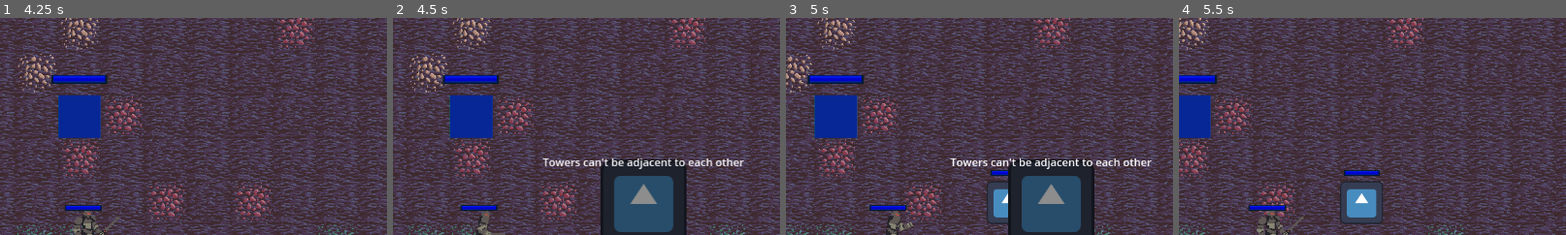
Above: before the commit, frames 1-4 (left to right).
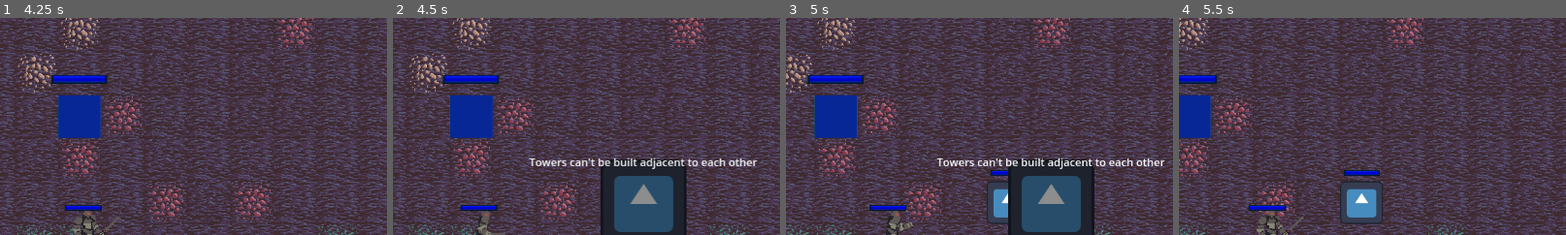
Above: after the commit, the same moments.

Repository: Schmo103/Euclid
Game: Godot game, scene res://menu/menu.tscn
The game is run twice, just before and just after one commit, with the same random seed, the same clock (stepped at 60 frames per second) and the same inputs. The engine's default icon, where the game draws it, is replaced by a stand-in: a white triangle on a blue panel in a dark square.
Inputs (mouse positions are % of the whole screen's width and height, from its top left):
- Up to frame 1 (4.25 s): click "Play" at 0.5 s; click (14, 85) at 1.25 s; click (18, 85) at 2 s; click (26, 85) at 2.75 s; click (38, 85) at 3.5 s
- Up to frame 2 (4.5 s): tap Enter at 4.25 s; move the mouse to (72, 45) at 4.27 s; press the mouse at (72, 45) at 4.28 s; hold D (player_right) from 4.28 s (still down)
- Up to frame 3 (5 s): keep holding D (player_right)
- Up to frame 4 (5.5 s): release D (player_right) at 5 s; release the mouse at (72, 45) at 5 s; drag from (30, 55) to (18, 24) at 5.02 s
The pictures show only the part of the screen within x 39-89%, y 0-50%; the shares and areas given below are measured in that part.

Frame 1 is identical in both runs. In frame 2, 1.3% of the frame differs, in the area x 35-95%, y 64-70%; in frame 3, 1.2%; in frame 4, nothing differs.

Commit message:
Added building error mesages

Diff:
--- a/Euclid/building_system/build_manager.gd
+++ b/Euclid/building_system/build_manager.gd
@@ -131,7 +131,7 @@
 		if build_icon.get_area_overlapping_entitys().size() > 0:
 			build_icon.set_message("Towers can't be built on top of entities")
 		elif build_icon.get_are_overlapping_towers().size() > 0:
-			build_icon.set_message("Towers can't be adjacent to each other")
+			build_icon.set_message("Towers can't be built adjacent to each other")
 		else:
 			build_icon.set_message("")
 		return bodies.size() == 0
--- a/Euclid/enemies/enemy.gd
+++ b/Euclid/enemies/enemy.gd
@@ -6,6 +6,9 @@
 		set_health(h)
 
 @export var speed : int
+
+func _ready() -> void:
+	add_to_group("entity")
 
 
 func take_damage(dmg : int) -> void:
--- a/Euclid/enemies/standard/standard_enemy.gd
+++ b/Euclid/enemies/standard/standard_enemy.gd
@@ -16,6 +16,7 @@
 
 
 func _ready() -> void:
+	super()
 	health_display.max_value = health
 
 
--- a/Euclid/player/player.tscn
+++ b/Euclid/player/player.tscn
@@ -843,7 +843,7 @@
 "run_left_right": SubResource("Animation_0eo6b")
 }
 
-[node name="Player" type="RigidBody2D" node_paths=PackedStringArray("health_display") groups=["player"]]
+[node name="Player" type="RigidBody2D" node_paths=PackedStringArray("health_display") groups=["entity", "player"]]
 collision_layer = 13
 custom_integrator = true
 max_contacts_reported = 3
--- a/Euclid/resource_scripts/wall_stats.gd
+++ b/Euclid/resource_scripts/wall_stats.gd
@@ -25,11 +25,17 @@
 			elif possible_adjacent_positions.has(v):
 				adjacent_positions.append(v)
 		else:
+			if ob.is_in_group("entity"):
+				custom_can_build_message = "Towers can't be built on top of entities"
+			else:
+				custom_can_build_message = "Towers can't be built adjacent to each other"
 			return false
 	if adjacent_positions.size() > 2:
+		custom_can_build_message = "Each wall can only connect to two other walls"
 		return false
 	for ad in adjacent_positions:
 		if !check_pos_has_only_one_adjacent(tile_pos + ad):
+			custom_can_build_message = "Each wall can only connect to two other walls"
 			return false
 	for c in corners:
 		if !validate_diagonal(c):
